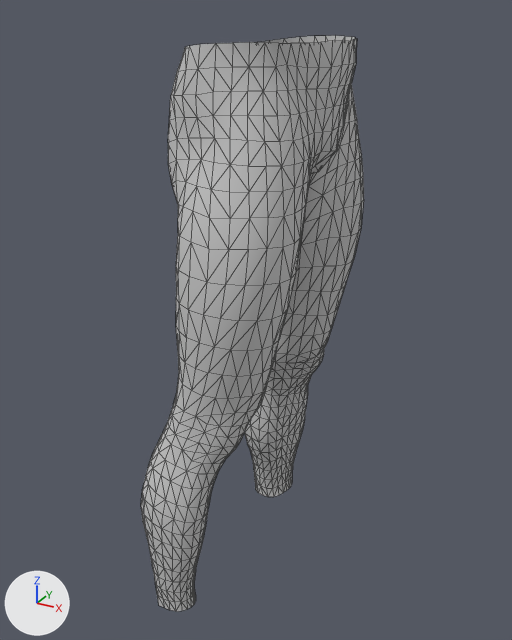
Before and after pictures for a commit that changed the FBX model Character/Skin/Fbx/Skin_Male_Legs_0.fbx.
The view is the same before and after, from a 50 mm camera at (0.49, -0.957, 1.107) aimed at (-0.035, -0.001, 0.629). Lighting does not change. The marker at lower left points along +X, +Y and +Z. Mesh edges are drawn as thin lines. Where no turn or scale is listed for an object, it has been applied to the vertices.

Objects in the first picture: 'Male_Legs_0'.
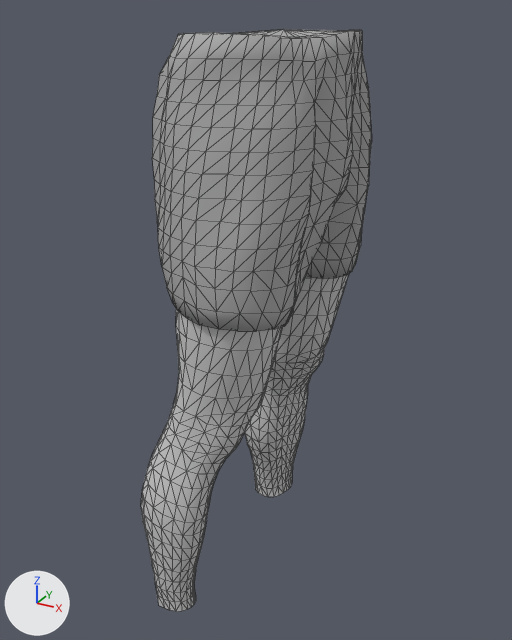
Pixel boxes [x1, y1, x2, y2] of what changed, in the pictures (512 x 640 px):
'Male_Legs_0', reshaped
    before: [141, 35, 364, 611]
    after: [141, 274, 349, 611]
'Duanku', added
    after: [152, 30, 372, 331]
part 1 of me_mesh, deleted
    before: [168, 35, 364, 321]

The change, as a diff of the scene's bpy script:
```diff
--- a/Character/Skin/Fbx/Skin_Male_Legs_0.fbx.py
+++ b/Character/Skin/Fbx/Skin_Male_Legs_0.fbx.py
@@ mat_lambert22 @@
+mat_lambert22 = principled_material('lambert22')
+mat_lambert22.base_color = (0.4, 0.4, 0.4)  # grey #aaaaaa
+mat_lambert22.roughness = 0.859
@@ me_mesh @@
 # used by ob_male_legs_0; location = (0.0, 0.0, 0.0)
-me_mesh.from_pydata(...)  # 1240 vertices, 2404 faces; spans x -0.155..0.108, y -0.23..0.229, z 0.139..1.069
+me_mesh.from_pydata(...)  # 828 vertices, 1576 faces; spans x -0.155..0.079, y -0.23..0.229, z 0.139..0.721
+# me_mesh part 1: 412 vertices removed from x -0.143..0.108, y -0.199..0.199, z 0.751..1.069
 me_mesh.materials.append(mat_default4)
@@ me_mesh_1 @@
+me_mesh_1.from_pydata(...)  # 666 vertices, 1292 faces; spans x -0.153..0.123, y -0.213..0.208, z 0.691..1.08
+me_mesh_1.materials.append(mat_lambert22)  # grey #aaaaaa
@@ ob_duanku @@
+ob_duanku = bpy.data.objects.new('Duanku', me_mesh_1)
+ob_duanku.location = (0.0, 0.0, 0.0)
```
